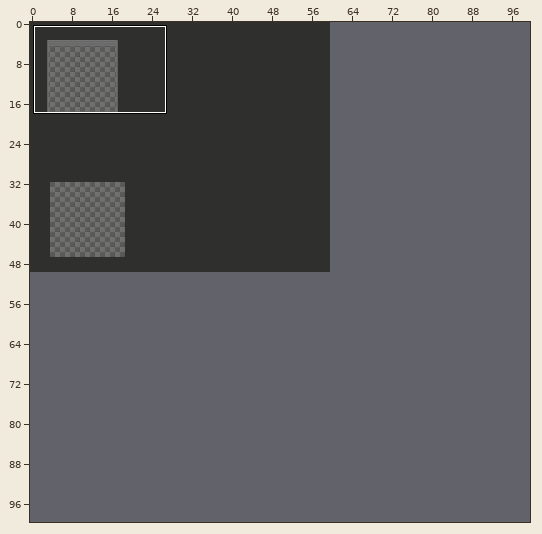
Two versions of a level (Tiled map, tmx/test_map.tmx). Above, an overview of the earlier version with the close-up marked.
Close-up. The starting point:
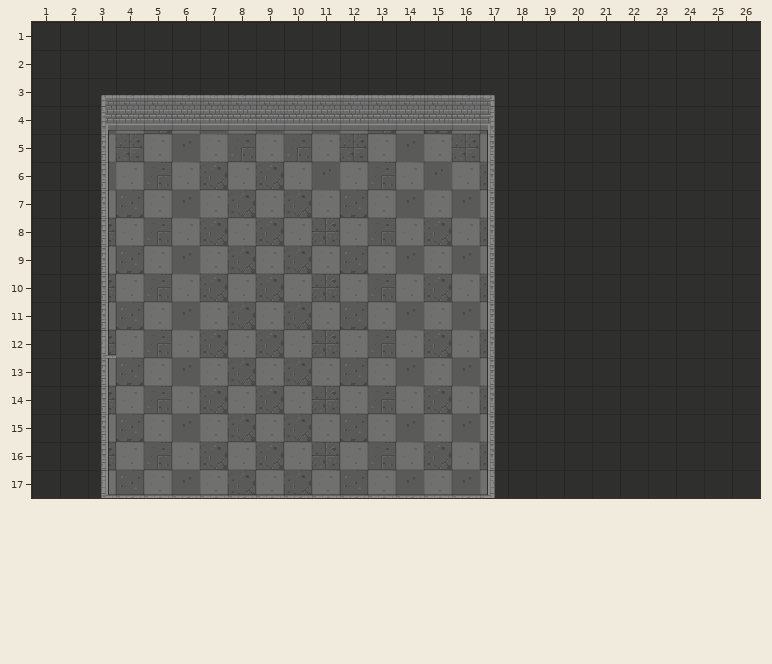
Cells are 32x32 px. Shown: x 1..26, y 1..17. The commit also changed other parts of the map, which this record leaves out.
Once edited:
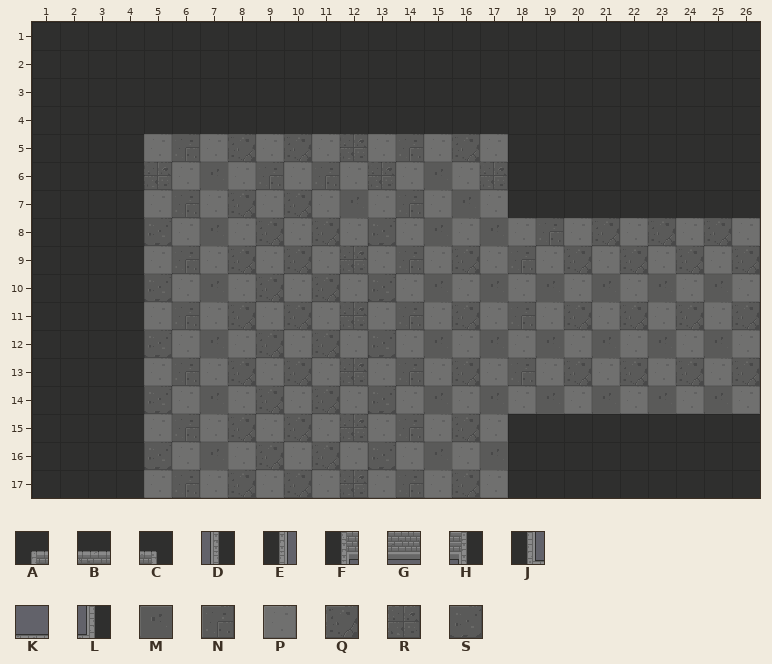
Key: from "tileset_1": A 3, B 4, C 5, D 16, E 18, F 19, G 20, H 21, J 35, K 36, L 37, M 90, N 93, P 95, Q 104, R 105, S 109.
_ is an empty cell, . an unchanged one.
Changes in this commit:
--- layer "floor"
@@ x 3..26 @@
- 4 MPQPMPMPMPQPSPM.........
- 5 PR......................
- 6 MP............Q.........
- 7 PS......................
- 8 RP............Q_________
- 9 PS............._________
-10 RP............Q_________
-11 PS............._________
-12 RP............Q_________
-13 PS............._________
-14 RP............Q_________
-15 PS......................
-16 RP............Q.........
-17 PS.M.....S.M.M..........
+ 4 _______________.........
+ 5 __......................
+ 6 __............R.........
+ 7 __......................
+ 8 __............MPNPQPQPQP
+ 9 __.............NPQPQPQPQ
+10 __............MPMPMPMPMP
+11 __.............NPQPQPQPQ
+12 __............MPMPMPMPMP
+13 __.............NPQPQPQPQ
+14 __............MPMPMPMPMP
+15 __......................
+16 __............M.........
+17 __.N.....R.N.Q..........
--- layer "walls" (now hidden)
@@ x 3..17 @@
- 3 ABBBBBBBBBBBBBC
- 4 FGGGGGGGGGGGGGH
- 5 E.............D
- 6 E.............D
- 7 E.............D
- 8 E.............D
- 9 E.............D
-10 E.............D
-11 E.............D
-12 J.............D
-13 E.............D
-14 E.............D
-15 E.............D
-16 E.............D
-17 JKKKKKKKKKKKKKL
+ 3 _______________
+ 4 _______________
+ 5 _............._
+ 6 _............._
+ 7 _............._
+ 8 _............._
+ 9 _............._
+10 _............._
+11 _............._
+12 _............._
+13 _............._
+14 _............._
+15 _............._
+16 _............._
+17 _______________
